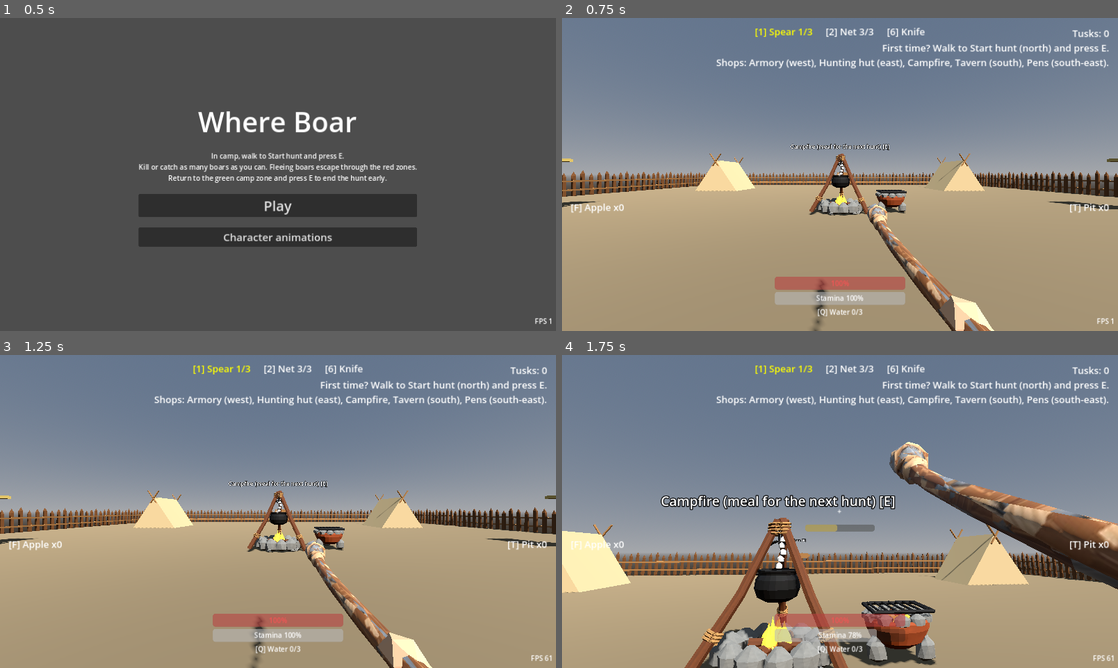
Above: before the commit, frames 1-4 (two rows, left to right).
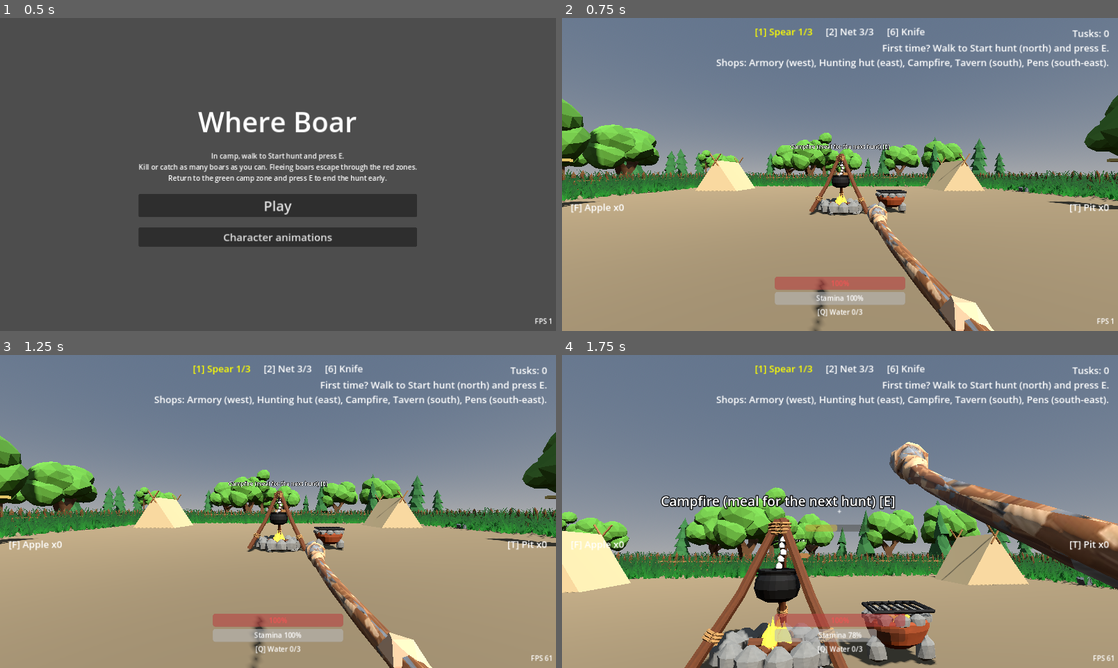
Above: after the commit, the same moments.

Repository: bageus/where-boar
Game: Godot game, scene res://game/bootstrap/app/main.tscn
Same seed, same stepped clock (60 frames per second), same inputs: the game is played once before the commit and once after it.
Inputs (mouse positions are in pixels of both pictures, inside the frame that each line leads up to):
- Up to frame 1 (0.5 s): no input
- Up to frame 2 (0.75 s): click "Play" at 0.5 s
- Up to frame 3 (1.25 s): no input
- Up to frame 4 (1.75 s): tap E (interact) at 1.25 s; move the mouse to (867, 511) at 1.27 s; hold W (move_forward) from 1.28 s (still down); hold Right mouse button (aim) from 1.28 s (still down); tap Space (jump) at 1.52 s

Frame 1 is identical in both runs. In frame 2, 10% of the frame differs, in the area x 0-100%, y 24-59%; in frame 3, 10%; in frame 4, 10%, in the area x 0-100%, y 42-76%.

Commit message:
Camp: grass along the fence, trees and small rocks around it
Co-Authored-By: Claude Sonnet 5.5 <noreply@anthropic.com>
Claude-Session: https://claude.ai/code/session_017Jb3Ziy1CStUCJ19pQDSKH

Diff:
--- /dev/null
+++ b/game/presentation/camp/props/scenery.gd
@@ -0,0 +1,86 @@
+extends Node3D
+
+## Camp dressing (owner, 2026-10-28): grass along the fence, small rocks and a ring of trees beyond it.
+
+const TREES_MESHES: Array[Mesh] = [
+	preload("res://assets/nature/meshes/OakTree1.res"), preload("res://assets/nature/meshes/OakTree2.res"),
+	preload("res://assets/nature/meshes/OakTree3.res"), preload("res://assets/nature/meshes/SpruceTree1.res"),
+	preload("res://assets/nature/meshes/SpruceTree2.res"), preload("res://assets/nature/meshes/SpruceTree3.res"),
+]
+const ROCK_MESHES: Array[Mesh] = [
+	preload("res://assets/nature/meshes/Rock1.res"), preload("res://assets/nature/meshes/Rock2.res"),
+	preload("res://assets/nature/meshes/Rock3.res"), preload("res://assets/nature/meshes/Rock4.res"),
+	preload("res://assets/nature/meshes/Rock5.res"),
+]
+const GRASS_MESH := preload("res://assets/grass/grass.glb")
+const GRASS_MATERIAL := preload("res://assets/grass/grass_material.tres")
+const HALF := 20.0  # the fence
+const OUTSIDE := 60.0
+const TREE_COUNT := 70
+const ROCKS_INSIDE := 14
+const ROCKS_OUTSIDE := 30
+const GRASS_INSIDE := 2200
+const GRASS_OUTSIDE := 6000
+
+
+func _ready() -> void:
+	var rng := RandomNumberGenerator.new()
+	rng.seed = 5
+	_lawn()
+	for n in TREE_COUNT:
+		_prop(rng, TREES_MESHES, _ring(rng, HALF + 3.0, OUTSIDE - 5.0), Vector2(7, 11), true)
+	for n in ROCKS_OUTSIDE:
+		_prop(rng, ROCK_MESHES, _ring(rng, HALF + 1.5, OUTSIDE - 5.0), Vector2(0.6, 1.4), false)
+	for n in ROCKS_INSIDE:
+		_prop(rng, ROCK_MESHES, _ring(rng, HALF - 3.5, HALF - 1.0), Vector2(0.5, 1.0), false)
+	_grass(rng, GRASS_INSIDE, HALF - 3.5, HALF - 0.6)
+	_grass(rng, GRASS_OUTSIDE, HALF + 0.6, OUTSIDE)
+
+
+## A point in the square band between two half-widths (the camp is a square).
+func _ring(rng: RandomNumberGenerator, inner: float, outer: float) -> Vector3:
+	while true:
+		var p := Vector3(rng.randf_range(-outer, outer), 0.0, rng.randf_range(-outer, outer))
+		if maxf(absf(p.x), absf(p.z)) > inner:
+			return p
+	return Vector3.ZERO
+
+
+## shortcut: scenery has no collision (trees stand beyond the fence); add hulls if rocks must block.
+func _prop(rng: RandomNumberGenerator, pool: Array[Mesh], at: Vector3, size: Vector2, by_height: bool) -> void:
+	var mesh: Mesh = pool[rng.randi() % pool.size()]
+	var box := mesh.get_aabb()
+	var k := rng.randf_range(size.x, size.y) / (box.size.y if by_height else maxf(box.size.x, box.size.z))
+	var node := MeshInstance3D.new()
+	node.mesh = mesh
+	node.scale = Vector3.ONE * k
+	node.rotation.y = rng.randf() * TAU
+	node.position = at + Vector3(0.0, -box.position.y * k - 0.1 * k, 0.0)
+	add_child(node)
+
+
+## Green ground beyond the dirt square.
+func _lawn() -> void:
+	var mesh := PlaneMesh.new()
+	mesh.size = Vector2.ONE * OUTSIDE * 2.0
+	var material := StandardMaterial3D.new()
+	material.albedo_color = Color(0.16, 0.4, 0.1)
+	mesh.material = material
+	var lawn := MeshInstance3D.new()
+	lawn.mesh = mesh
+	lawn.position.y = -0.03
+	add_child(lawn)
+
+
+func _grass(rng: RandomNumberGenerator, count: int, inner: float, outer: float) -> void:
+	var multimesh := MultiMesh.new()
+	multimesh.transform_format = MultiMesh.TRANSFORM_3D
+	multimesh.mesh = (GRASS_MESH.instantiate().get_child(0) as MeshInstance3D).mesh
+	multimesh.instance_count = count
+	for n in count:
+		var size := rng.randf_range(0.4, 0.9)
+		multimesh.set_instance_transform(n, Transform3D(Basis(Vector3.UP, rng.randf() * TAU).scaled(Vector3.ONE * size), _ring(rng, inner, outer)))
+	var node := MultiMeshInstance3D.new()
+	node.multimesh = multimesh
+	node.material_override = GRASS_MATERIAL
+	add_child(node)
--- a/game/presentation/camp/public/camp.tscn
+++ b/game/presentation/camp/public/camp.tscn
@@ -9,6 +9,7 @@
 [ext_resource type="PackedScene" path="res://game/presentation/camp/hud/shop_panel.tscn" id="7_shop"]
 [ext_resource type="PackedScene" path="res://assets/models/campfire.glb" id="9_campfire"]
 [ext_resource type="PackedScene" path="res://assets/models/signpost.glb" id="10_signpost"]
+[ext_resource type="Script" path="res://game/presentation/camp/props/scenery.gd" id="11_scenery"]
 
 [sub_resource type="ProceduralSkyMaterial" id="Sky_mat"]
 
@@ -31,6 +32,9 @@
 shadow_enabled = true
 
 [node name="Ground" parent="." instance=ExtResource("2_ground")]
+
+[node name="Scenery" type="Node3D" parent="."]
+script = ExtResource("11_scenery")
 
 [node name="FenceNorth" parent="." instance=ExtResource("3_fence")]
 transform = Transform3D(1, 0, 0, 0, 1, 0, 0, 0, 1, 0, 0, -20)
Not shown, added: game/presentation/camp/props/scenery.gd.uid
Not shown: 1 places in game/presentation/camp/public/camp.tscn that only renumber resources
Not shown, changed: PROJECT_STATE.md
